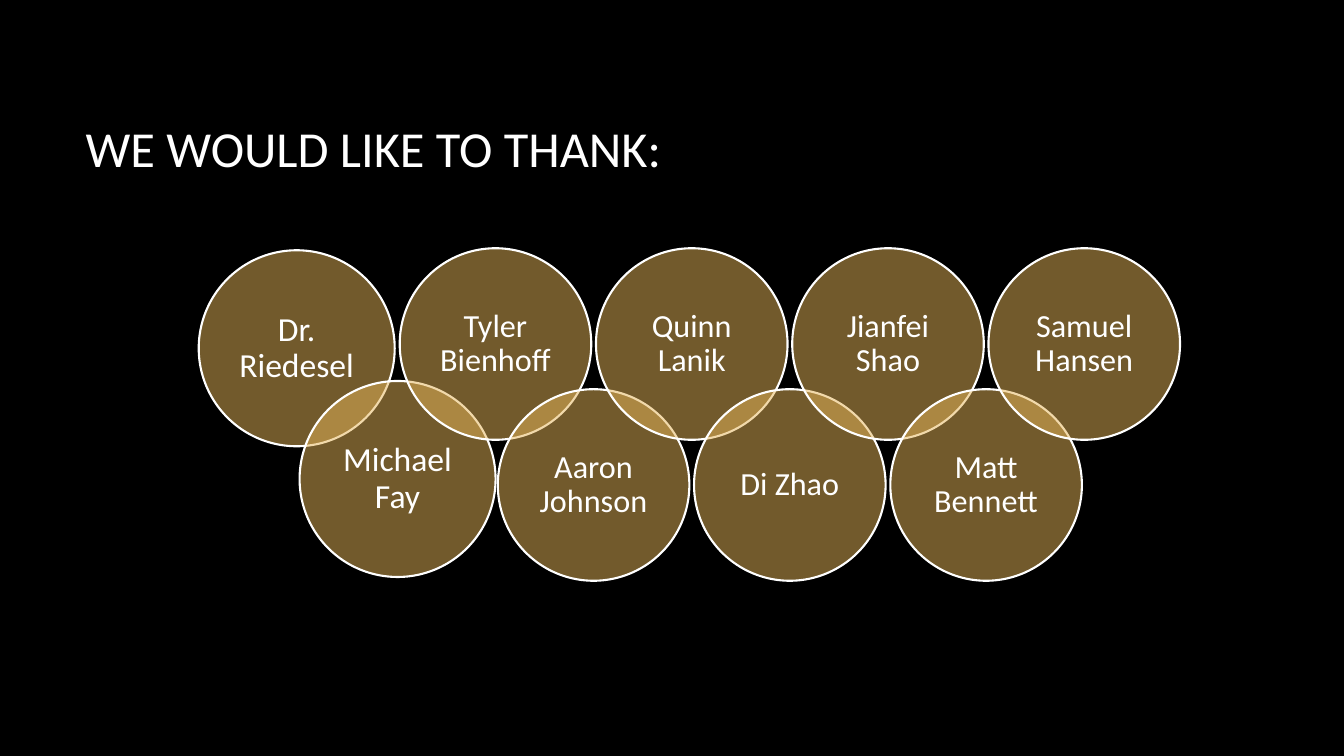
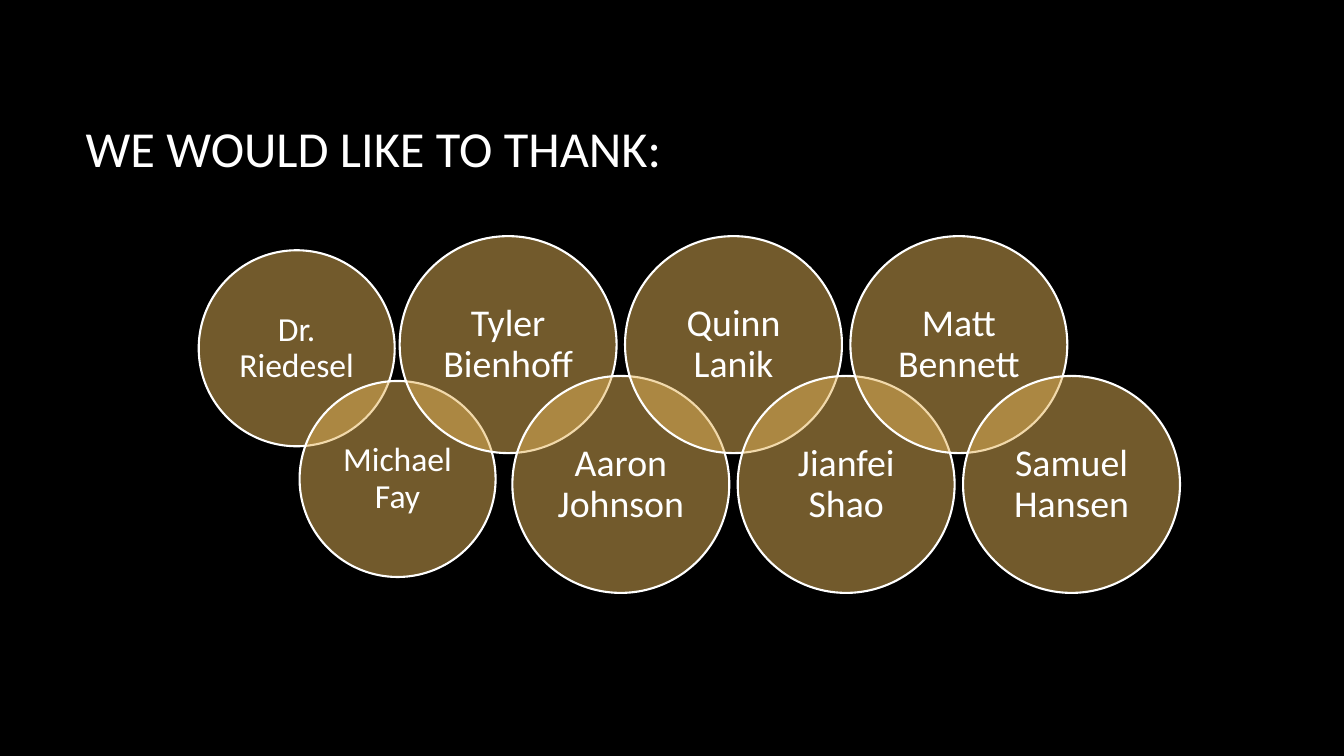
Before and after one commit to sheawinkler/230Project, a slide deck: slide 27 of Part6/The Adventurous Project of building a processor.pptx. Drawn at 1344x756 pixels with LibreOffice and Linux fonts; fonts in the diff are those of the drawing; background and template pictures are left out. Boxes give left, top, right and bottom in pixels: in the first picture for what was removed or moved away, otherwise in the second. Text is boxed around its words. In the diff, an @@ line names an element or a change of style, - is before the commit and + after.

```diff
--- a/Part6/The Adventurous Project of building a processor.pptx
+++ b/Part6/The Adventurous Project of building a processor.pptx
@@ ellipse: place and size @@
-ellipse at <box>400,248,592,440</box>
+ellipse at <box>400,236,617,453</box>
@@ ellipse: place and size @@
-ellipse at <box>596,248,787,440</box>
+ellipse at <box>625,236,842,453</box>
@@ ellipse: place and size @@
-ellipse at <box>792,248,984,440</box>
+ellipse at <box>851,236,1068,453</box>
@@ text "Quinn Lanik": place and size @@
-text "Quinn Lanik" at <box>652,315,732,371</box>
+text "Quinn Lanik" at <box>687,310,781,378</box>
@@ text "Matt Bennett": place and size @@
-text "Matt Bennett" at <box>934,457,1038,513</box>
+text "Matt Bennett" at <box>898,311,1020,378</box>
@@ ellipse removed at <box>989,248,1181,440</box> @@
@@ ellipse: place and size @@
-ellipse at <box>498,389,690,581</box>
+ellipse at <box>512,376,729,593</box>
@@ ellipse: place and size @@
-ellipse at <box>695,389,886,581</box>
+ellipse at <box>738,376,955,593</box>
@@ ellipse: place and size @@
-ellipse at <box>890,389,1082,581</box>
+ellipse at <box>963,376,1180,593</box>
@@ text "Aaron Johnson": place and size @@
-text "Aaron Johnson" at <box>540,457,647,513</box>
+text "Aaron Johnson" at <box>558,451,684,518</box>
@@ size 23 to 27 pt; more space between paragraphs in 6 elements at <box>443,309,573,378</box>, <box>558,451,684,518</box>, <box>687,310,781,378</box>, <box>1014,449,1129,518</box>, <box>898,311,1020,378</box>, <box>798,450,895,518</box> @@
@@ text "Jianfei Shao": place and size @@
-text "Jianfei Shao" at <box>847,315,929,372</box>
+text "Jianfei Shao" at <box>798,450,895,518</box>
@@ text "Samuel Hansen": place and size @@
-text "Samuel Hansen" at <box>1035,314,1133,372</box>
+text "Samuel Hansen" at <box>1014,449,1129,518</box>
@@ text removed at <box>740,472,839,496</box> @@
-Di Zhao
```
